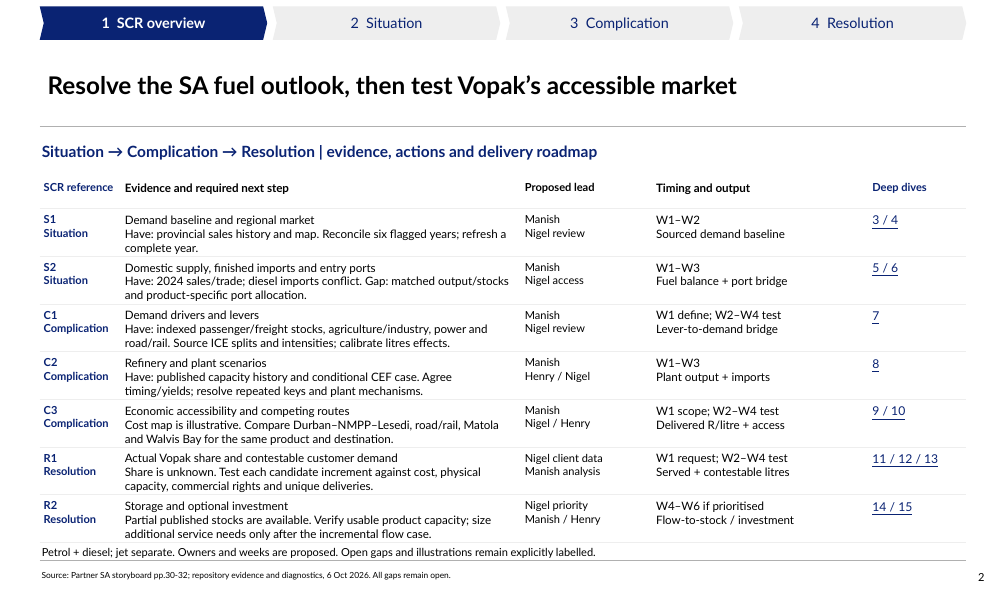
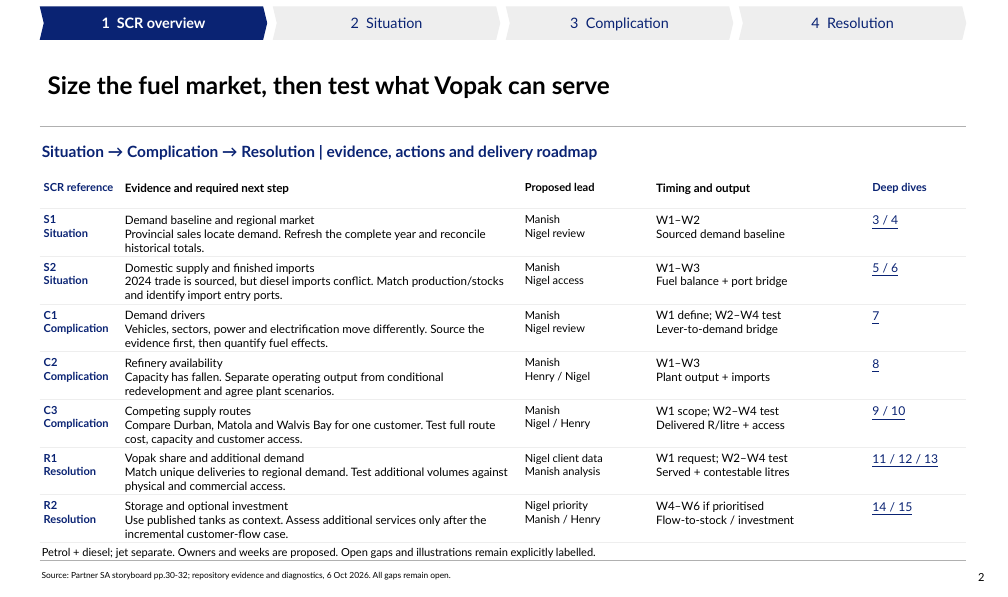
Before and after one commit to Africa-International-Advisors/liquid_fuels_model, a slide deck: slide 2 of pptx/output/delivered/Vopak_Week1_Analytical_Pack_2026_10_06.pptx. Drawn at 1008x597 pixels with LibreOffice and Linux fonts; fonts in the diff are those of the drawing; background and template pictures are left out. Boxes give left, top, right and bottom in pixels: in the first picture for what was removed or moved away, otherwise in the second. Text is boxed around its words. In the diff, an @@ line names an element or a change of style, - is before the commit and + after.

```diff
--- a/pptx/output/delivered/Vopak_Week1_Analytical_Pack_2026_10_06.pptx
+++ b/pptx/output/delivered/Vopak_Week1_Analytical_Pack_2026_10_06.pptx
@@ title at <box>48,76,610,98</box>: text changed @@
-Resolve the SA fuel outlook, then test Vopak’s accessible market
+Size the fuel market, then test what Vopak can serve
@@ table at <box>40,177,967,542</box> @@
-row 2, column 2: Demand baseline and regional market / Have: provincial sales history and map. Reconcile six flagged years; refresh a complete year.
+row 2, column 2: Demand baseline and regional market / Provincial sales locate demand. Refresh the complete year and reconcile historical totals.
-row 3, column 2: Domestic supply, finished imports and entry ports / Have: 2024 sales/trade; diesel imports conflict. Gap: matched output/stocks and product-specific port allocation.
+row 3, column 2: Domestic supply and finished imports / 2024 trade is sourced, but diesel imports conflict. Match production/stocks and identify import entry ports.
-row 4, column 2: Demand drivers and levers / Have: indexed passenger/freight stocks, agriculture/industry, power and road/rail. Source ICE splits and intensities; calibrate litres effects.
+row 4, column 2: Demand drivers / Vehicles, sectors, power and electrification move differently. Source the evidence first, then quantify fuel effects.
-row 5, column 2: Refinery and plant scenarios / Have: published capacity history and conditional CEF case. Agree timing/yields; resolve repeated keys and plant mechanisms.
+row 5, column 2: Refinery availability / Capacity has fallen. Separate operating output from conditional redevelopment and agree plant scenarios.
-row 6, column 2: Economic accessibility and competing routes / Cost map is illustrative. Compare Durban–NMPP–Lesedi, road/rail, Matola and Walvis Bay for the same product and destination.
+row 6, column 2: Competing supply routes / Compare Durban, Matola and Walvis Bay for one customer. Test full route cost, capacity and customer access.
-row 7, column 2: Actual Vopak share and contestable customer demand / Share is unknown. Test each candidate increment against cost, physical capacity, commercial rights and unique deliveries.
+row 7, column 2: Vopak share and additional demand / Match unique deliveries to regional demand. Test additional volumes against physical and commercial access.
-row 8, column 2: Storage and optional investment / Partial published stocks are available. Verify usable product capacity; size additional service needs only after the incremental flow case.
+row 8, column 2: Storage and optional investment / Use published tanks as context. Assess additional services only after the incremental customer-flow case.
```
Also in this commit, not shown: 13 other slides changed, 6 other files.
